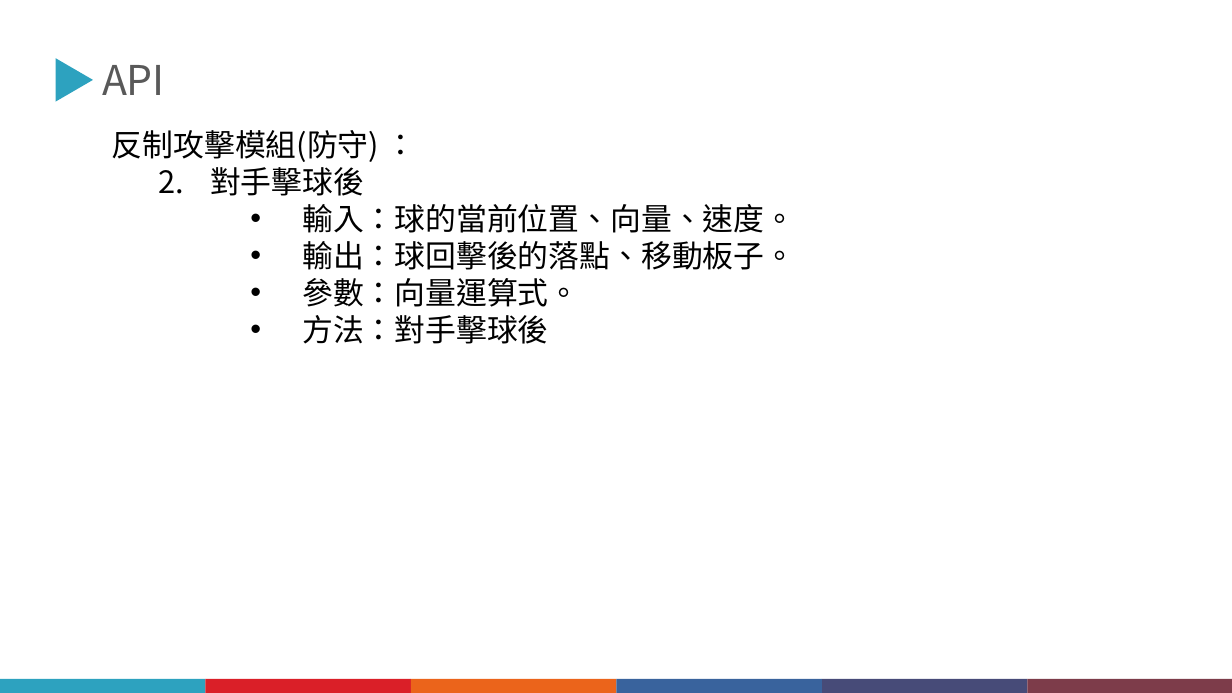
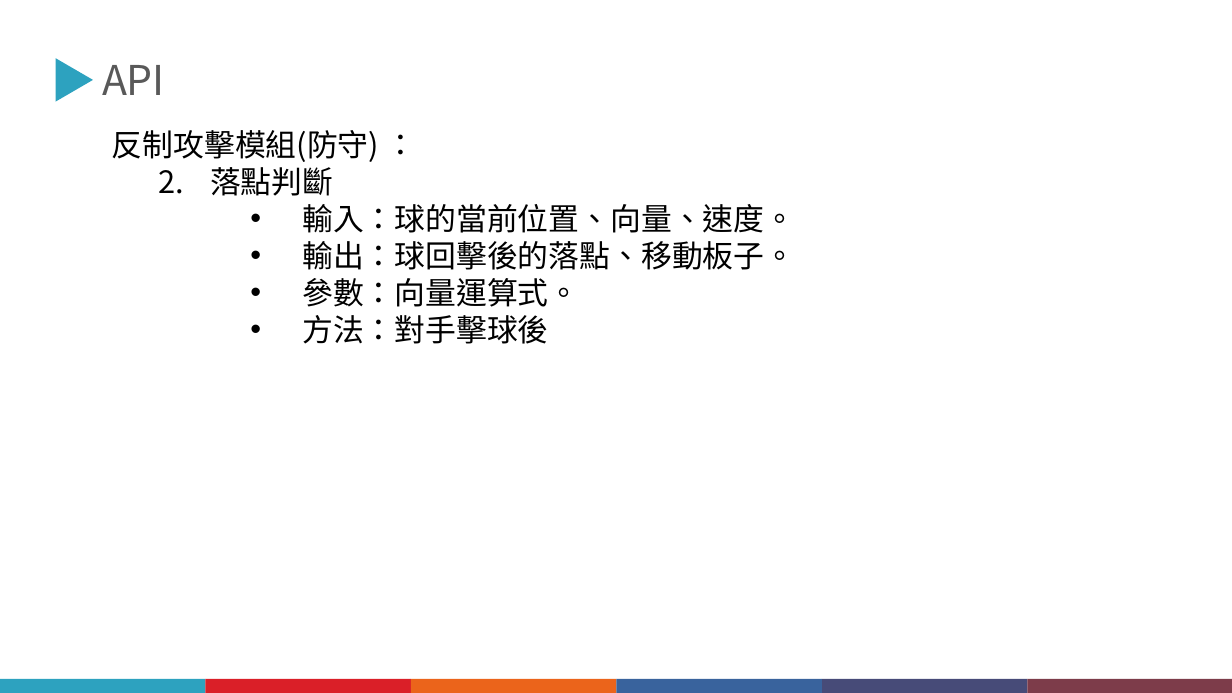
Before and after one commit to JiangXiu01/1091-MachineLearning, a slide deck: slide 10 of Homework4/機器學習HW4-202011242028.pptx. Drawn at 1232x693 pixels with LibreOffice and Linux fonts; fonts in the diff are those of the drawing. Boxes give left, top, right and bottom in pixels: in the first picture for what was removed or moved away, otherwise in the second. Text is boxed around its words. In the diff, an @@ line names an element or a change of style, - is before the commit and + after.

```diff
--- a/Homework4/機器學習HW4-202011242028.pptx
+++ b/Homework4/機器學習HW4-202011242028.pptx
@@ text at [210,167,333,196]: text changed @@
-  2. 對手擊球後
+  2. 落點判斷
```
Also in this commit, not shown: 1 other slide changed, 4 slides added.
